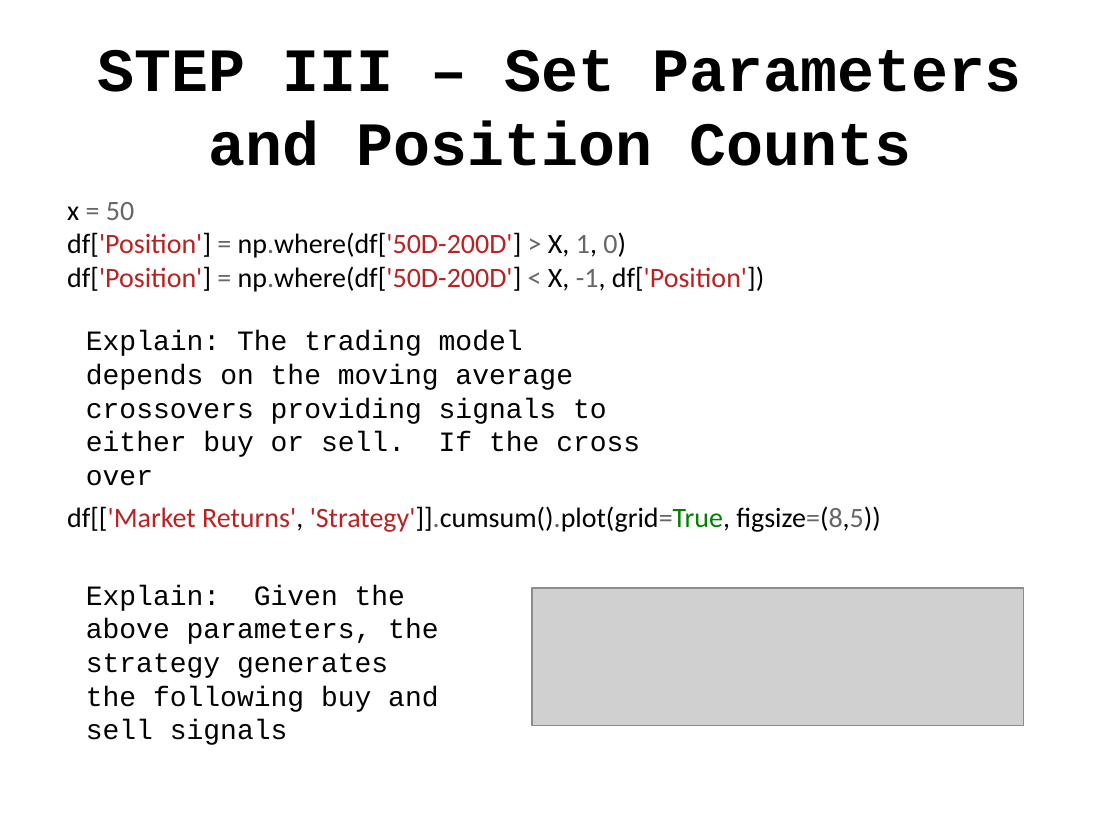
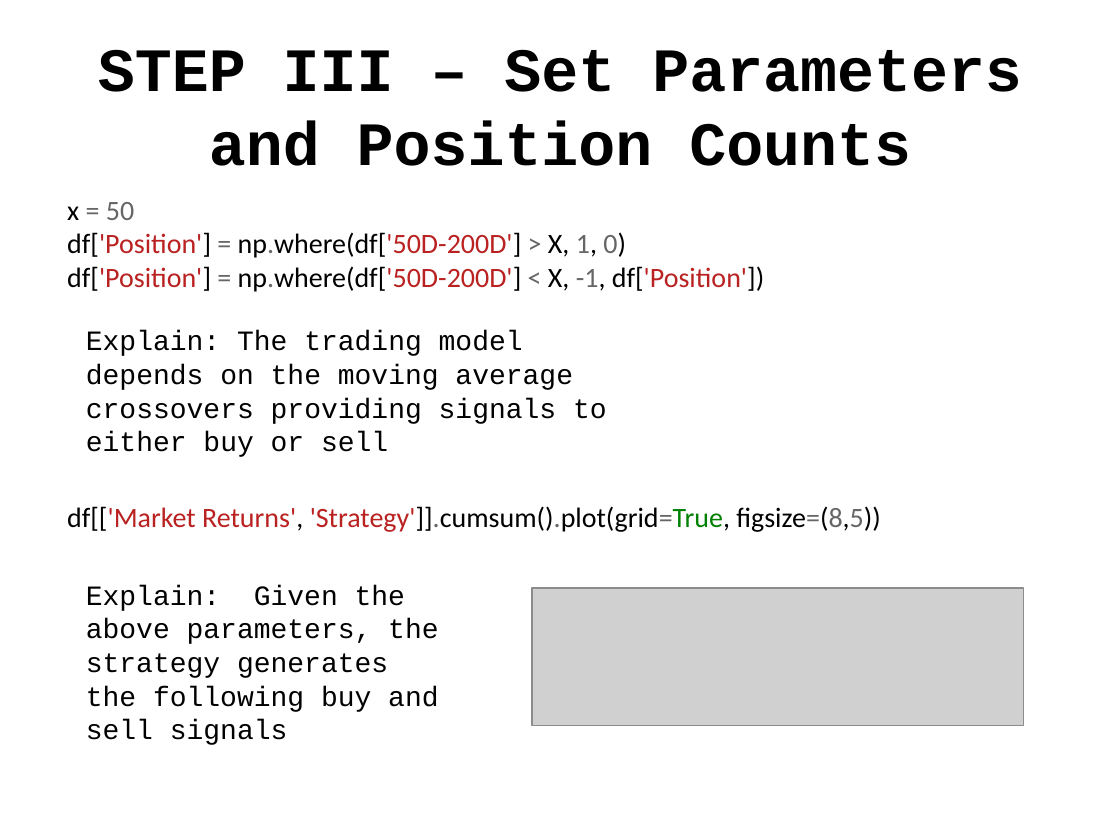
Before and after one commit to jgerarda/ALEXANDER_JASON_G, a slide deck: slide 11 of ALEXANDER_GA DS Final.pptx. Drawn at 1120x840 pixels with LibreOffice and Linux fonts; fonts in the diff are those of the drawing; grey boxes stand for pictures. Boxes give left, top, right and bottom in pixels: in the first picture for what was removed or moved away, otherwise in the second. Text is boxed around its words. In the diff, an @@ line names an element or a change of style, - is before the commit and + after.

```diff
--- a/ALEXANDER_GA DS Final.pptx
+++ b/ALEXANDER_GA DS Final.pptx
@@ text at bbox=[86, 331, 607, 457]: text changed @@
-Explain: The trading model depends on the moving average crossovers providing signals to either buy or sell. If the cross over
+Explain: The trading model depends on the moving average crossovers providing signals to either buy or sell
```
